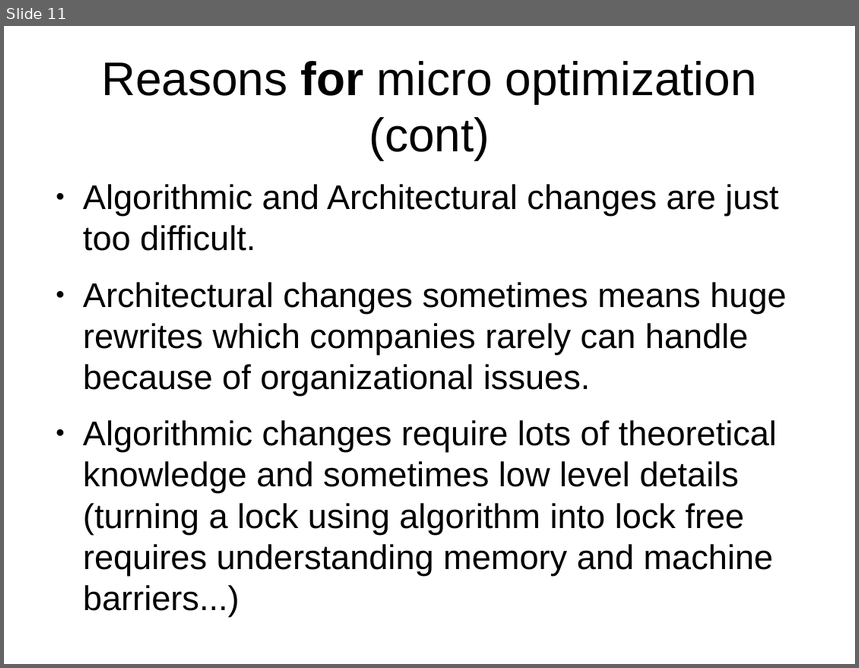
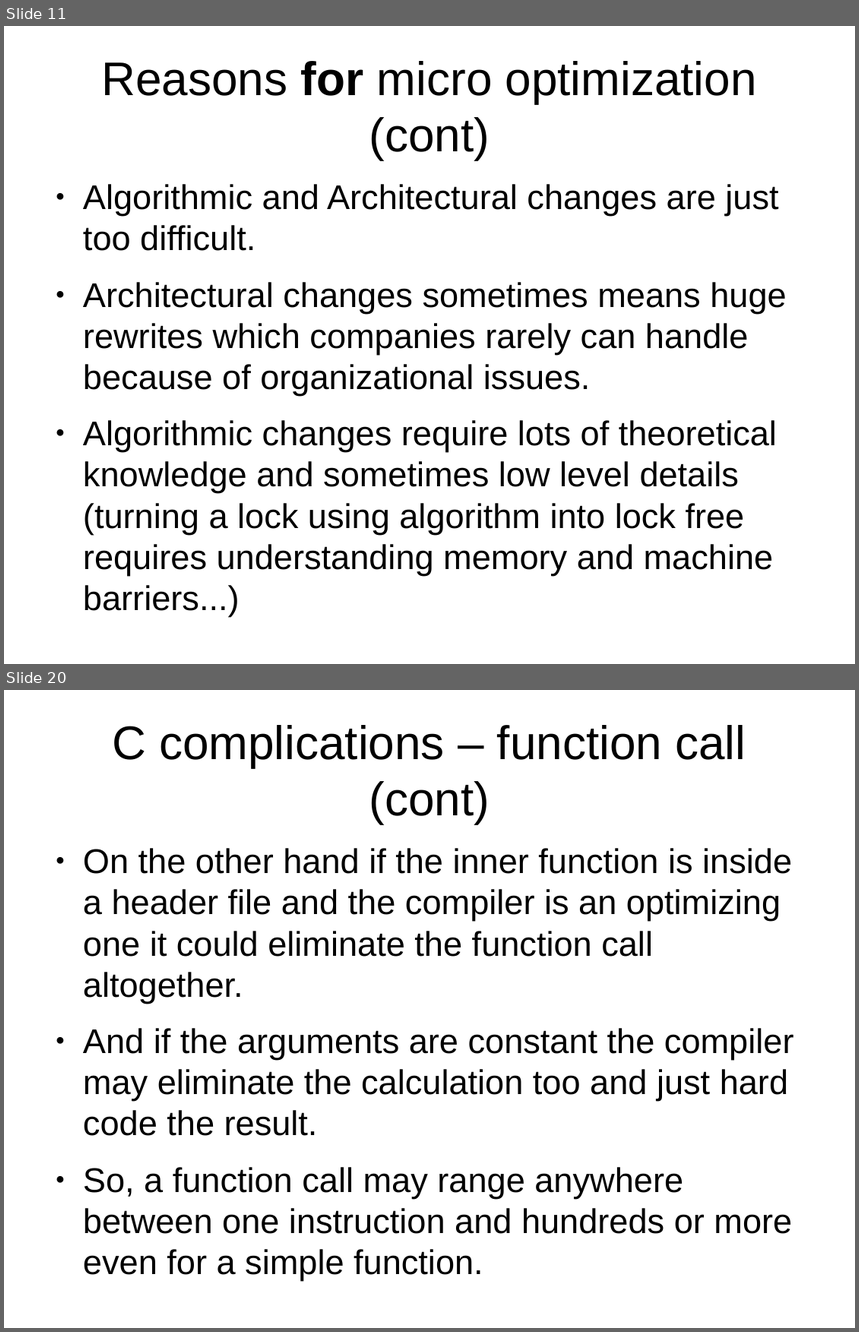
Before and after one commit to veltzer/demos-linux, a slide deck: multi_core/effective_cplusplus.odp. Shown one above the other, each under a label of ours: slide 11 before the commit, slides 11 and 20 after it; the slides between them are not shown. The pictures are 859x668 and 859x1332 pixels, drawn with LibreOffice and Linux fonts; fonts in the diff are those of the drawing. Boxes give left, top, right and bottom in pixels: in the first picture for what was removed or moved away, otherwise in the second. Text is boxed around its words. In the diff, an @@ line names an element or a change of style, - is before the commit and + after.

```diff
--- a/multi_core/effective_cplusplus.odp
+++ b/multi_core/effective_cplusplus.odp
@@ slide 20 added at <box>4,690,855,1328</box>, background #FFFFFF @@
@@ title added at <box>112,725,746,825</box>, 44 pt, text #000000 @@
+C complications – function call (cont)
@@ text added at <box>83,848,794,1281</box>, 32 pt, text #000000 @@
+● On the other hand if the inner function is inside a header file and the compiler is an optimizing one it could eliminate the function call altogether.
+● And if the arguments are constant the compiler may eliminate the calculation too and just hard code the result.
+● So, a function call may range anywhere between one instruction and hundreds or more even for a simple function.
```
Also in this commit, not shown: 4 slides changed, 15 other slides added, 1 other file.
